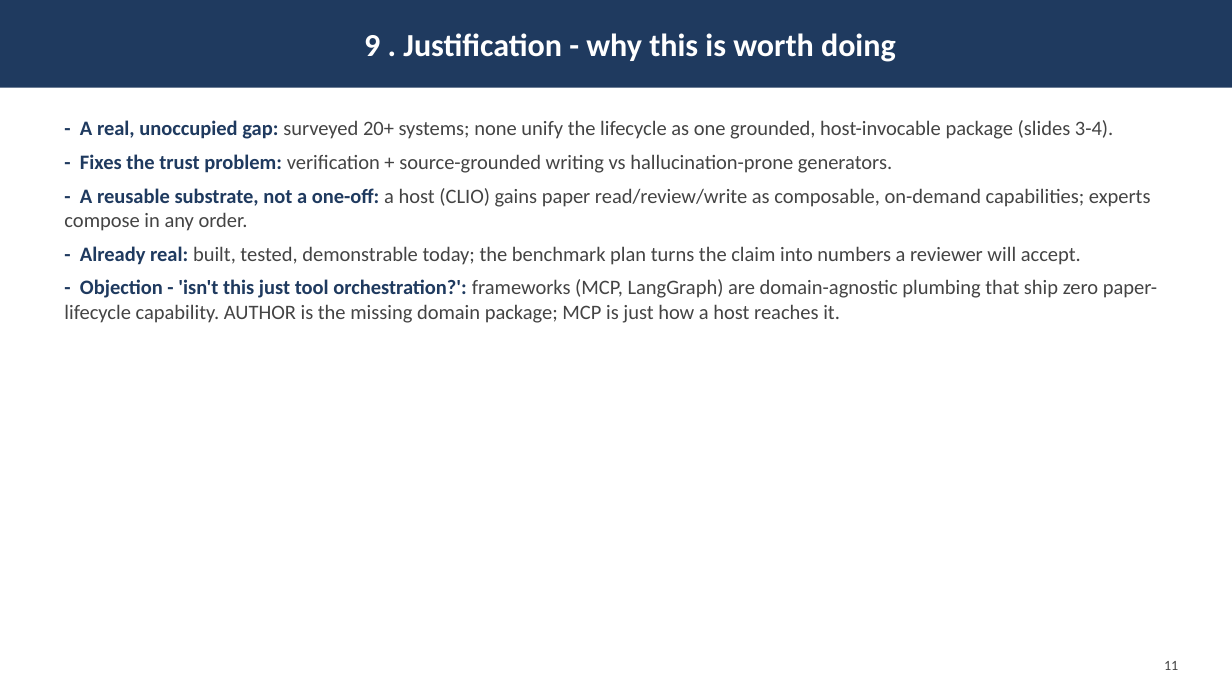
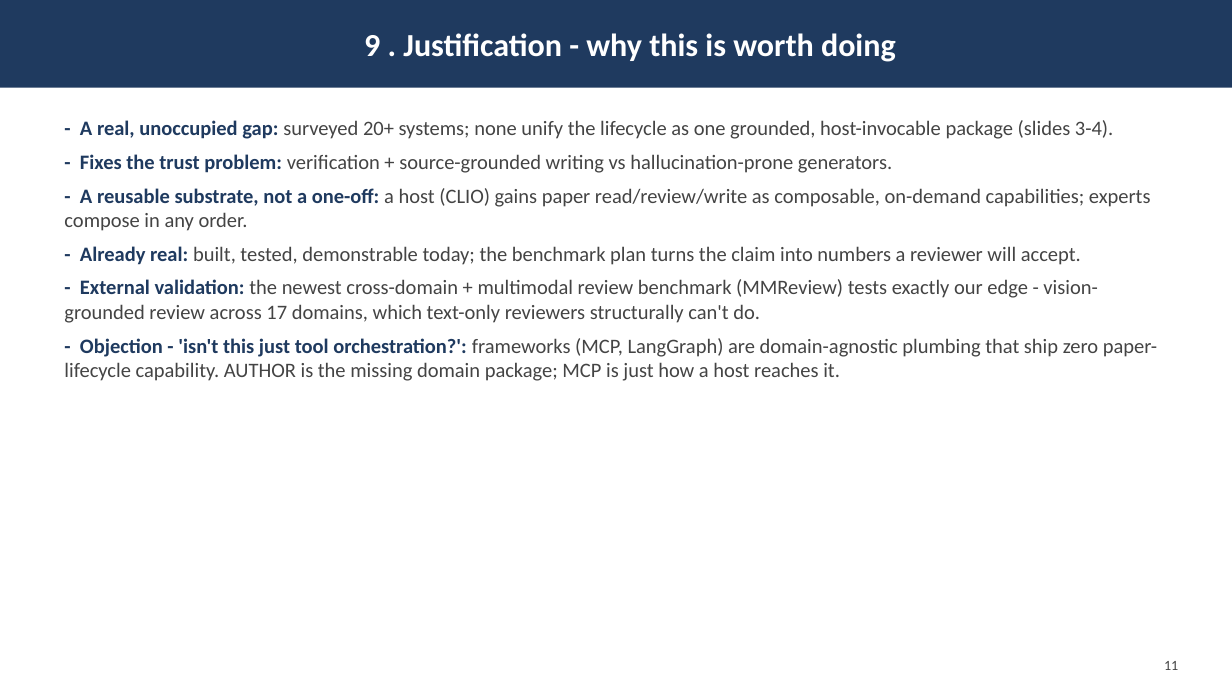
Before and after one commit to iowarp/clio-author, a slide deck: slide 12 of docs/AUTHOR.pptx. Drawn at 1232x693 pixels with LibreOffice and Linux fonts; fonts in the diff are those of the drawing. Boxes give left, top, right and bottom in pixels: in the first picture for what was removed or moved away, otherwise in the second. Text is boxed around its words. In the diff, an @@ line names an element or a change of style, - is before the commit and + after.

```diff
--- a/docs/AUTHOR.pptx
+++ b/docs/AUTHOR.pptx
@@ text at <box>64,279,1097,323</box>: paragraph added @@
+- External validation: the newest cross-domain + multimodal review benchmark (MMReview) tests exactly our edge - vision-grounded review across 17 domains, which text-only reviewers structurally can't do.
```
Also in this commit, not shown: 5 other slides changed, 17 other files.
